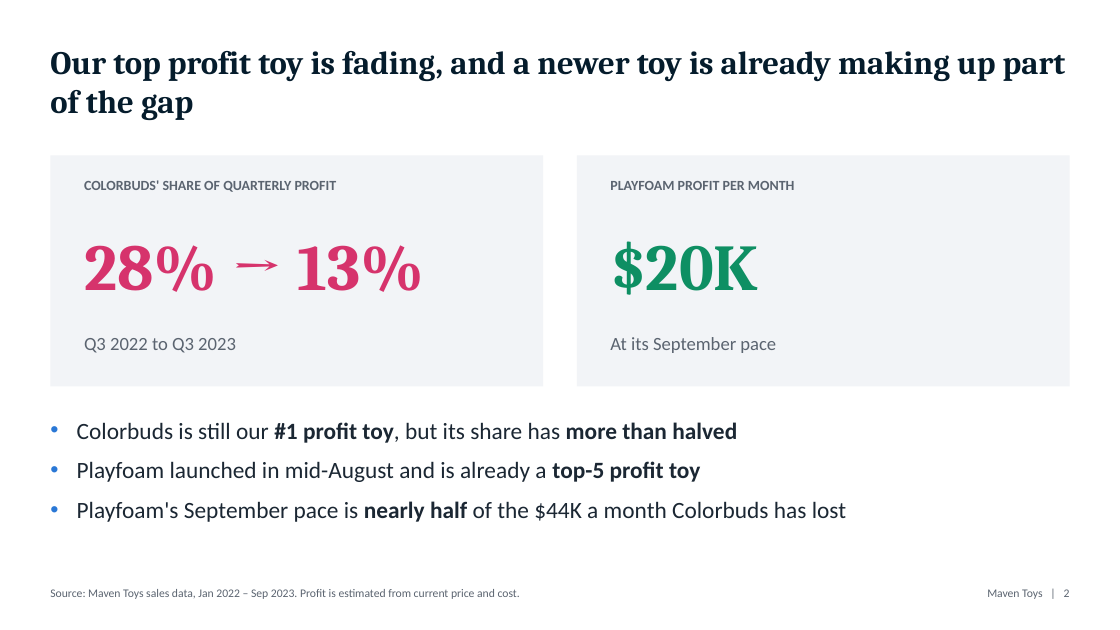
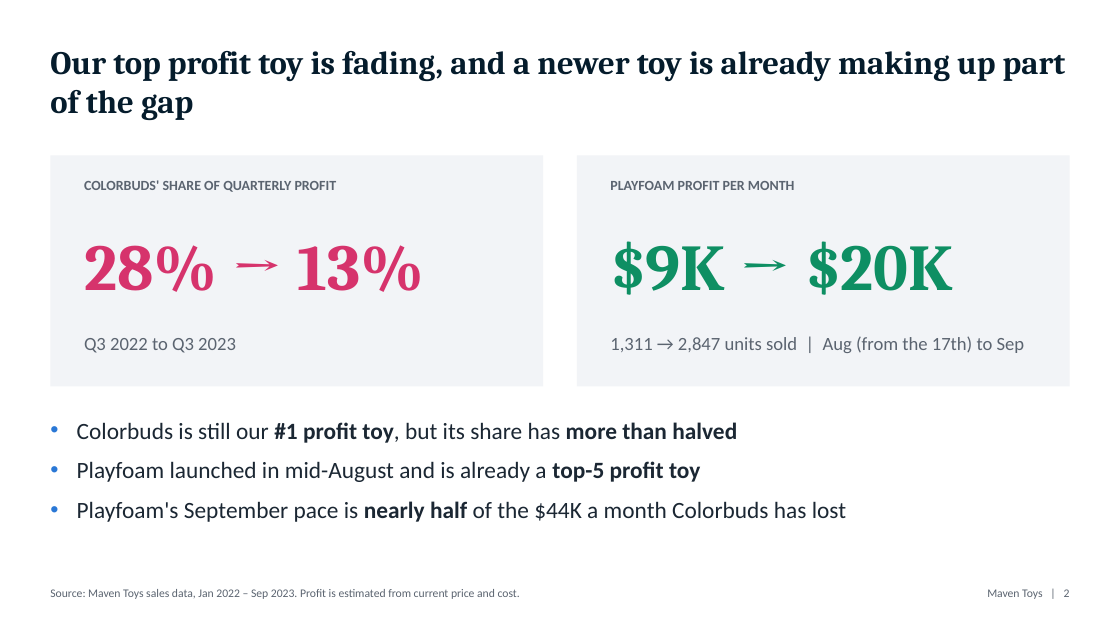
Before and after one commit to surajko9000/maven-toys-ai-analytics, a slide deck: slide 2 of site/deck/Colorbuds_to_Playfoam.pptx. Drawn at 1120x630 pixels with LibreOffice and Linux fonts; fonts in the diff are those of the drawing. Boxes give left, top, right and bottom in pixels: in the first picture for what was removed or moved away, otherwise in the second. Text is boxed around its words. In the diff, an @@ line names an element or a change of style, - is before the commit and + after.

```diff
--- a/site/deck/Colorbuds_to_Playfoam.pptx
+++ b/site/deck/Colorbuds_to_Playfoam.pptx
@@ text at [610, 241, 953, 295]: text changed @@
-$20K
+$9K → $20K
@@ text at [610, 336, 1025, 353]: text changed @@
-At its September pace
+1,311 → 2,847 units sold | Aug (from the 17th) to Sep
```
Also in this commit, not shown: 3 other files.
